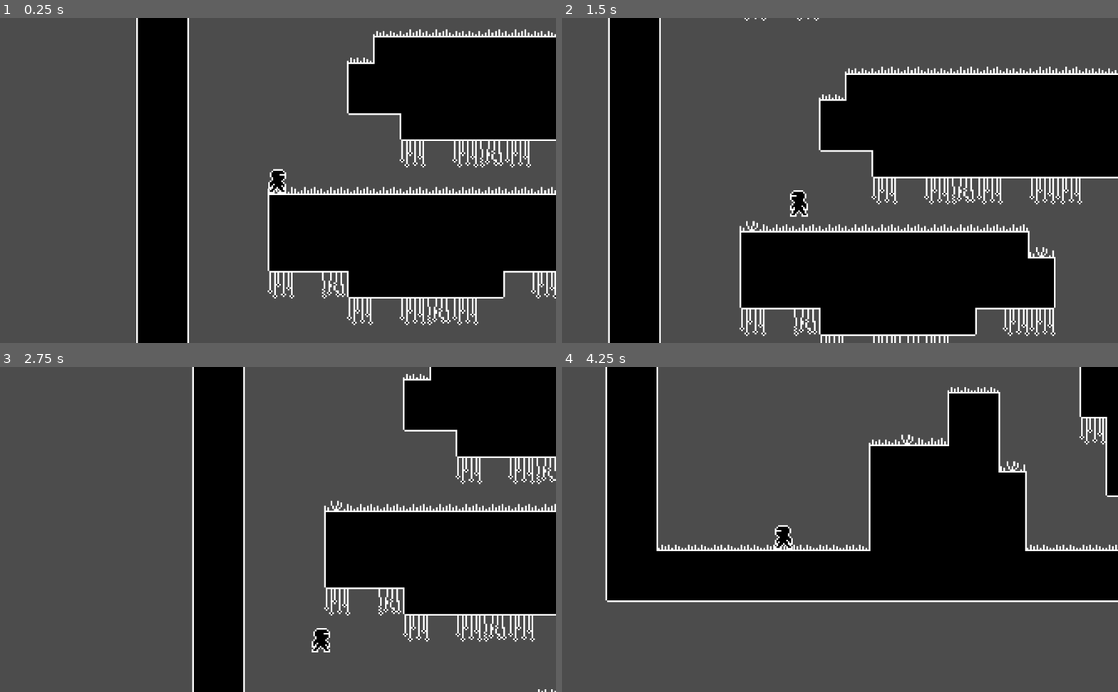
Above: before the commit, frames 1-4 (two rows, left to right).
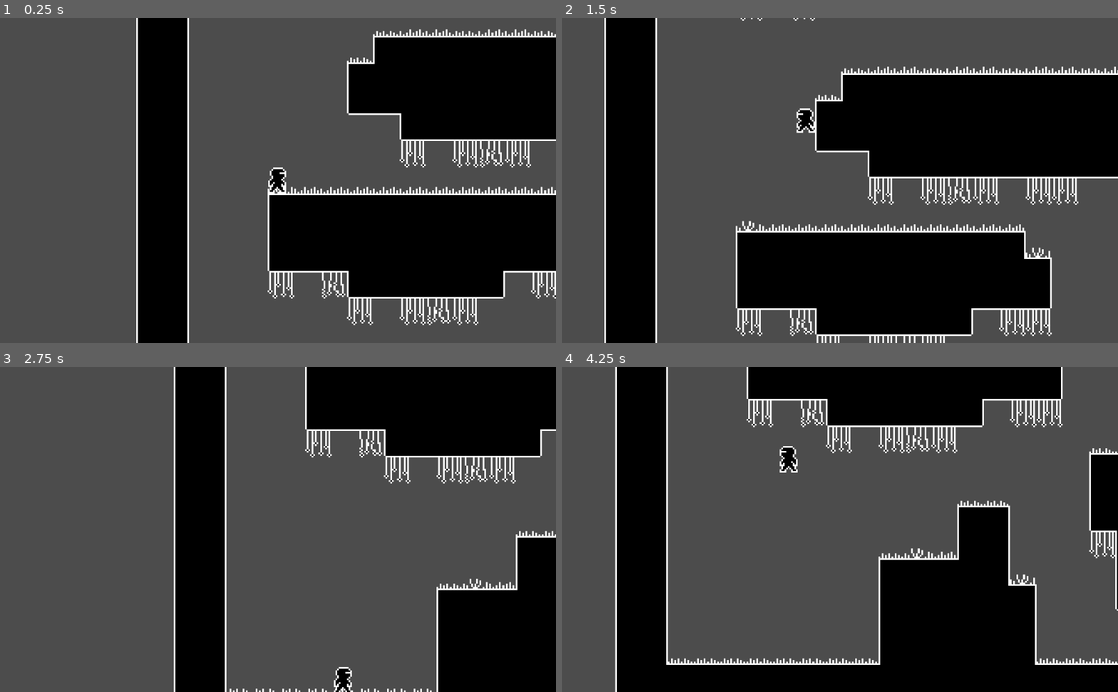
Above: after the commit, the same moments.

Repository: Boyquotes/nuclear-fusion-godot
Game: Godot game, scene res://levels/Level1.tscn
Same seed, same stepped clock (60 frames per second), same inputs: the game is played once before the commit and once after it. The project has no main scene, so this scene is started directly.
Inputs:
- Up to frame 1 (0.25 s): no input
- Up to frame 2 (1.5 s): hold D (right) 0.53-1.28 s; hold Space (jump) 0.53-1.28 s; hold A (left) from 1.28 s (still down); tap Space (jump) at 1.35 s
- Up to frame 3 (2.75 s): tap Space (jump) at 1.52, 1.82 s; release A (left) at 2.03 s; hold D (right) from 2.03 s (still down); hold Space (jump) from 2.03 s (still down)
- Up to frame 4 (4.25 s): release Space (jump) at 2.78 s; tap Space (jump) at 2.85, 3.02, 3.32 s; release D (right) at 3.53 s; hold A (left) from 3.53 s (still down); hold Space (jump) from 3.53 s (still down)

The runs differ from the first frame. In frame 1, less than 0.1% of the frame differs, in the area x 48-52%, y 45-53%; in frame 2, 7.3%; in frame 3, 30%; in frame 4, 49%, in the area x 7-100%, y 0-100%.

Commit message:
basic wall sliding

Diff:
--- a/PlayerFSM.gd
+++ b/PlayerFSM.gd
@@ -9,12 +9,15 @@
 	call_deferred("set_state", states.idle)
 
 func _state_logic(delta):
-	parent._handle_move_input()
+	parent._update_move_direction()
+	parent._update_wall_direction()
+	if state != states.wall_slide:
+		parent._handle_movement()
 	parent._apply_gravity(delta)
 	parent._apply_movement()
 
 func _input(event):
-	if [states.idle, states.run].has(state):
+	if [states.idle, states.run, states.wall_slide].has(state):
 		if event.is_action_pressed("jump"):
 			parent.velocity.y = parent.max_jump_velocity
 			parent.is_jumping = true
@@ -41,19 +44,40 @@
 			elif parent.velocity.x == 0:
 				return states.idle
 		states.jump:
-			if parent.is_grounded:
-				return states.idle
+			if parent.wall_direction != 0:
+				return states.wall_slide
 			elif parent.velocity.y >= 0:
 				return states.fall
+			elif parent.is_grounded:
+				return states.idle
 		states.fall:
-			if parent.is_grounded:
+			if parent.wall_direction != 0:
+				return states.wall_slide
+			elif parent.is_grounded:
 				return states.idle
 			elif parent.velocity.y < 0:
 				return states.jump
+		states.wall_slide:
+			if parent.wall_direction == 0:
+				if parent.is_grounded:
+					if parent.velocity.x != 0:
+						return states.run
+					return states.idle
+				elif parent.velocity.y < 0:
+					return states.jump
+				else:
+					return states.fall
+			if parent.is_grounded:
+				if parent.velocity.x != 0:
+					return states.run
+				return states.idle
 
 	return null
+
 func _enter_state(new_state, old_state):
-	pass
+	match new_state:
+		states.wall_slide:
+			parent.sprite.scale.x = -parent.wall_direction
 
 func _exit_state(old_state, new_state):
 	pass
--- a/actors/Player.gd
+++ b/actors/Player.gd
@@ -11,6 +11,8 @@
 var min_jump_velocity
 var is_grounded
 var is_jumping = false
+var move_direction = 0
+var wall_direction = 1
 
 var max_jump_height = 4.25 * Globals.UNIT_SIZE
 var min_jump_height = 0.75 * Globals.UNIT_SIZE
@@ -18,7 +20,9 @@
 
 
 onready var sprite = $AnimatedSprite
-onready var raycasts = $Raycasts
+onready var floor_raycasts = $FloorRaycasts
+onready var left_wall_raycasts = $WallRaycasts/LeftWallRaycasts
+onready var right_wall_raycasts = $WallRaycasts/RightWallRaycasts
 onready var anim_player = $AnimationPlayer
 
 func _ready():
@@ -44,8 +48,10 @@
 	if was_grounded == null || is_grounded != was_grounded:
 		emit_signal("grounded_updated", is_grounded)
 
-func _handle_move_input():
-	var move_direction = -int(Input.is_action_pressed("left")) + int(Input.is_action_pressed("right"))
+func _update_move_direction():
+	move_direction = -int(Input.is_action_pressed("left")) + int(Input.is_action_pressed("right"))
+
+func _handle_movement():
 	velocity.x = lerp(velocity.x, move_speed * move_direction, _get_h_weight())
 	if move_direction != 0:
 		sprite.scale.x = move_direction
@@ -53,10 +59,26 @@
 func _get_h_weight():
 	return 0.2 if is_grounded else 0.1
 
+func _update_wall_direction():
+	var is_near_wall_left = _check_is_valid_wall(left_wall_raycasts)
+	var is_near_wall_right = _check_is_valid_wall(right_wall_raycasts)
+	if is_near_wall_left && is_near_wall_right:
+		wall_direction = move_direction
+	else:
+		wall_direction = -int(is_near_wall_left) + int(is_near_wall_right)
+
 func _check_is_grounded():
-	for raycast in raycasts.get_children():
+	for raycast in floor_raycasts.get_children():
 		if raycast.is_colliding():
 			return true
+	return false
+
+func _check_is_valid_wall(wall_raycasts):
+	for raycast in wall_raycasts.get_children():
+		if raycast.is_colliding():
+			var dot = acos(Vector2.UP.dot(raycast.get_collision_normal()))
+			if dot > PI * 0.35 && dot < PI * 0.55: # 60deg slope
+				return true
 	return false
 
 func _assign_animation():
--- a/actors/Player.tscn
+++ b/actors/Player.tscn
@@ -76,27 +76,60 @@
 [node name="AnimatedSprite" type="AnimatedSprite" parent="."]
 frames = SubResource( 7 )
 animation = "idle"
-frame = 2
 playing = true
 
 [node name="CollisionShape2D" type="CollisionShape2D" parent="."]
 position = Vector2( 0, 1.45 )
 shape = SubResource( 8 )
 
-[node name="Raycasts" type="Node2D" parent="."]
+[node name="FloorRaycasts" type="Node2D" parent="."]
 
-[node name="RayCast2D" type="RayCast2D" parent="Raycasts"]
-position = Vector2( -3, 7 )
+[node name="RayCast2D" type="RayCast2D" parent="FloorRaycasts"]
+position = Vector2( -3, 7.5 )
 scale = Vector2( 0.1, 0.1 )
 enabled = true
-cast_to = Vector2( 0, 16 )
+cast_to = Vector2( 0, 8 )
 collision_mask = 8
 
-[node name="RayCast2D2" type="RayCast2D" parent="Raycasts"]
-position = Vector2( 3, 7 )
+[node name="RayCast2D2" type="RayCast2D" parent="FloorRaycasts"]
+position = Vector2( 3, 7.5 )
 scale = Vector2( 0.1, 0.1 )
 enabled = true
-cast_to = Vector2( 0, 16 )
+cast_to = Vector2( 0, 8 )
+collision_mask = 8
+
+[node name="WallRaycasts" type="Node2D" parent="."]
+
+[node name="LeftWallRaycasts" type="Node2D" parent="WallRaycasts"]
+
+[node name="LeftWallRaycastTop" type="RayCast2D" parent="WallRaycasts/LeftWallRaycasts"]
+position = Vector2( -3, -2 )
+scale = Vector2( 0.1, 0.1 )
+enabled = true
+cast_to = Vector2( -8, 0 )
+collision_mask = 8
+
+[node name="LeftWallRaycastBottom" type="RayCast2D" parent="WallRaycasts/LeftWallRaycasts"]
+position = Vector2( -3, 4 )
+scale = Vector2( 0.1, 0.1 )
+enabled = true
+cast_to = Vector2( -8, 0 )
+collision_mask = 8
+
+[node name="RightWallRaycasts" type="Node2D" parent="WallRaycasts"]
+
+[node name="RightWallRaycastTop" type="RayCast2D" parent="WallRaycasts/RightWallRaycasts"]
+position = Vector2( 3, -2 )
+scale = Vector2( 0.1, 0.1 )
+enabled = true
+cast_to = Vector2( 8, 0 )
+collision_mask = 8
+
+[node name="RightWallRaycastBottom" type="RayCast2D" parent="WallRaycasts/RightWallRaycasts"]
+position = Vector2( 3, 4 )
+scale = Vector2( 0.1, 0.1 )
+enabled = true
+cast_to = Vector2( 8, 0 )
 collision_mask = 8
 
 [connection signal="grounded_updated" from="." to="Camera2D" method="_on_Player_grounded_updated"]
